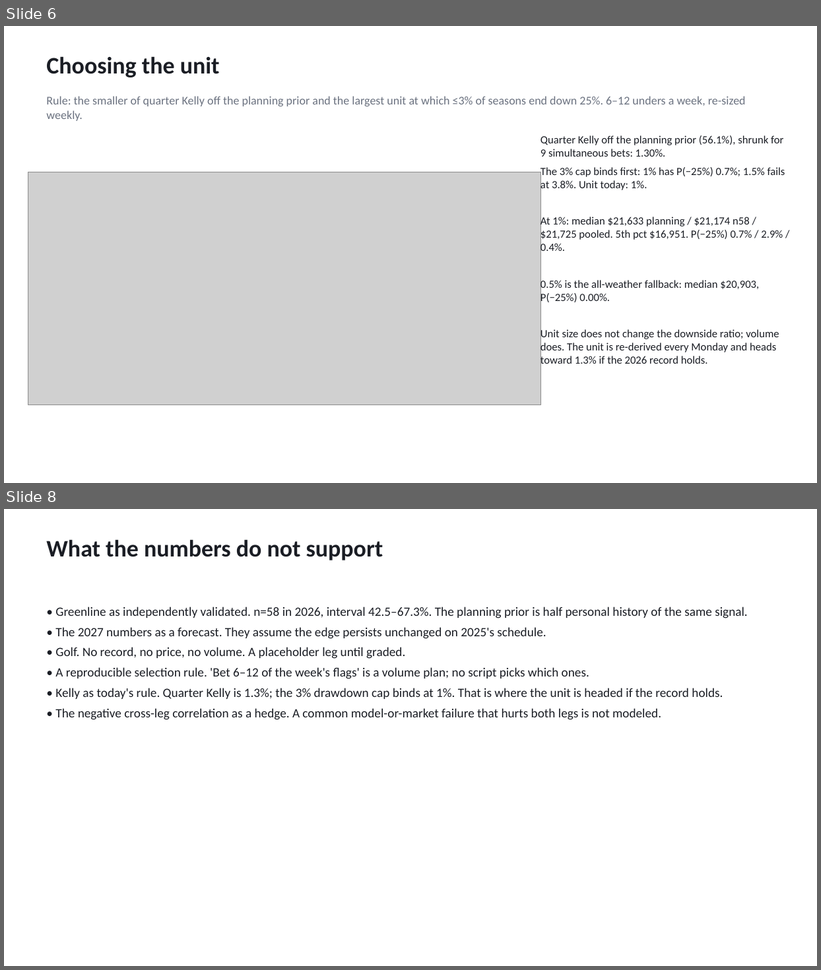
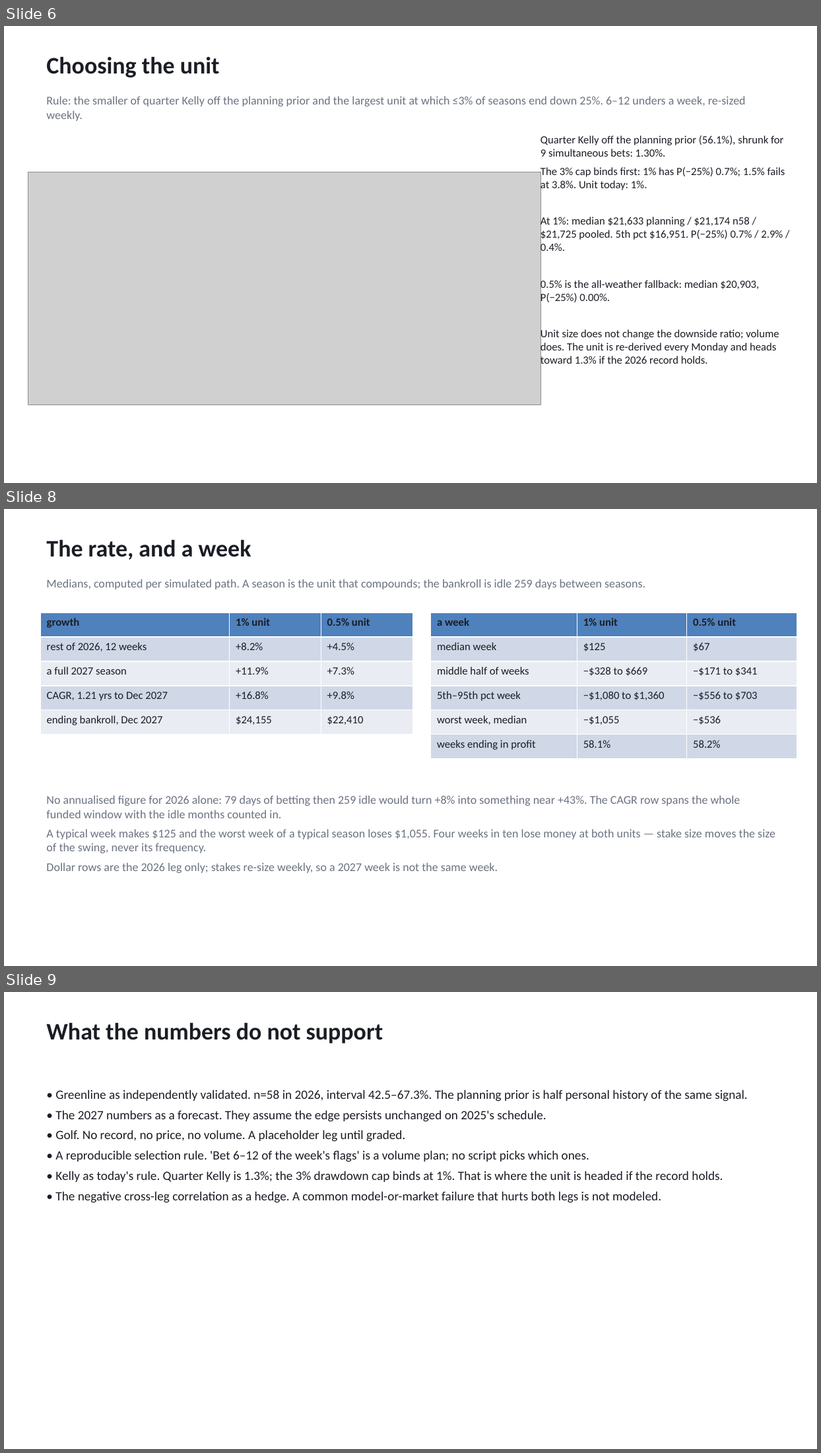
Before and after one commit to bmckelvey11/cfb-site, a slide deck: research/bankroll/docs/seed-bankroll-proposal-2026-09-21.pptx. Shown one above the other, each under a label of ours: slides 6 and 8 before the commit, slides 6, 8 and 9 after it; the slides between them are not shown. The pictures are 821x970 and 821x1453 pixels, drawn with LibreOffice and Linux fonts; fonts in the diff are those of the drawing; grey boxes stand for pictures. Boxes give left, top, right and bottom in pixels: in the first picture for what was removed or moved away, otherwise in the second. Text is boxed around its words. In the diff, an @@ line names an element or a change of style, - is before the commit and + after.

```diff
--- a/research/bankroll/docs/seed-bankroll-proposal-2026-09-21.pptx
+++ b/research/bankroll/docs/seed-bankroll-proposal-2026-09-21.pptx
@@ slide 8 added at bbox=[4, 509, 817, 966], background #FFFFFF @@
@@ text added at bbox=[46, 539, 252, 560], 28 pt, text #1A1D24, bold @@
+The rate, and a week
@@ text added at bbox=[46, 579, 646, 590], 14 pt, text #6B7280 @@
+Medians, computed per simulated path. A season is the unit that compounds; the bankroll is idle 259 days between seasons.
@@ table added at bbox=[40, 613, 413, 735], 5 rows, 3 columns @@
+growth | 1% unit | 0.5% unit
+rest of 2026, 12 weeks | +8.2% | +4.5%
+a full 2027 season | +11.9% | +7.3%
+CAGR, 1.21 yrs to Dec 2027 | +16.8% | +9.8%
+ending bankroll, Dec 2027 | $24,155 | $22,410
@@ table added at bbox=[431, 613, 797, 759], 6 rows, 3 columns @@
+a week | 1% unit | 0.5% unit
+median week | $125 | $67
+middle half of weeks | −$328 to $669 | −$171 to $341
+5th–95th pct week | −$1,080 to $1,360 | −$556 to $703
+worst week, median | −$1,055 | −$536
+weeks ending in profit | 58.1% | 58.2%
@@ text added at bbox=[46, 795, 776, 873], 14 pt, text #6B7280 @@
+No annualised figure for 2026 alone: 79 days of betting then 259 idle would turn +8% into something near +43%. The CAGR row spans the whole funded window with the idle months counted in.
+A typical week makes $125 and the worst week of a typical season loses $1,055. Four weeks in ten lose money at both units — stake size moves the size of the swing, never its frequency.
+Dollar rows are the 2026 leg only; stakes re-size weekly, so a 2027 week is not the same week.
@@ what was slide 8 is now slide 9 @@
```
Also in this commit, not shown: 1 slide changed, 5 other files.
